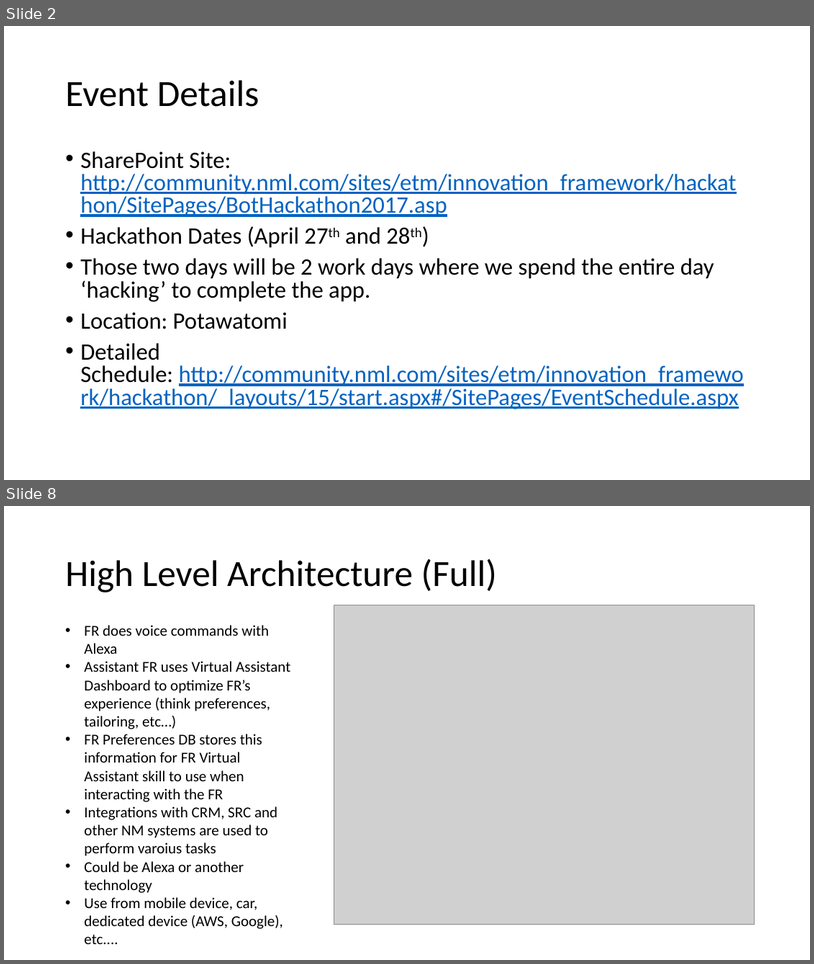
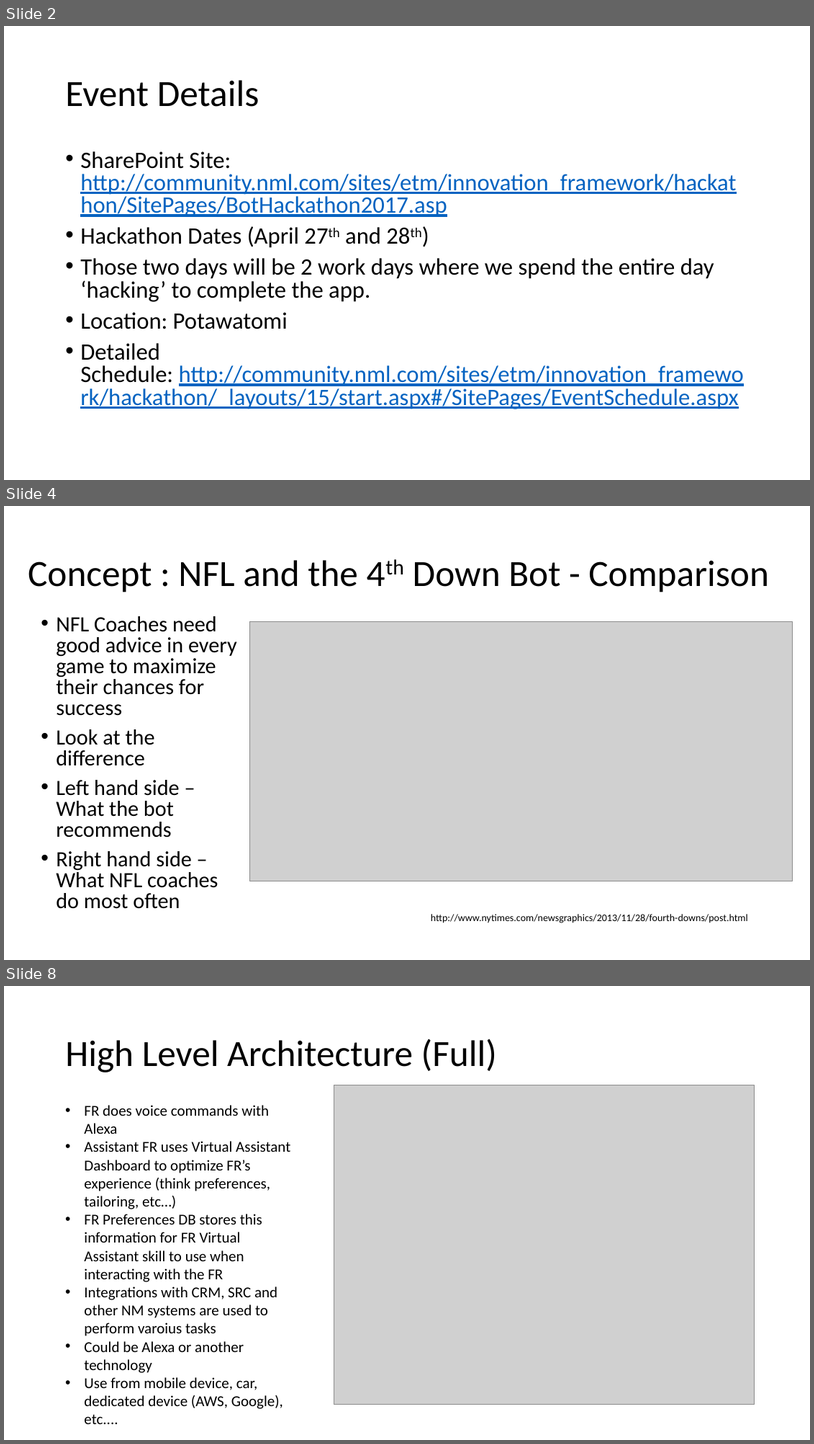
Before and after one commit to PaulJDix/nmhack17-design-doc, a slide deck: IdeasPPT.pptx. Shown one above the other, each under a label of ours: slides 2 and 8 before the commit, slides 2, 4 and 8 after it; the slides between them are not shown. The pictures are 814x964 and 814x1444 pixels, drawn with LibreOffice and Linux fonts; fonts in the diff are those of the drawing; grey boxes stand for pictures. Boxes give left, top, right and bottom in pixels: in the first picture for what was removed or moved away, otherwise in the second. Text is boxed around its words. In the diff, an @@ line names an element or a change of style, - is before the commit and + after.

```diff
--- a/IdeasPPT.pptx
+++ b/IdeasPPT.pptx
@@ slide 4 added at [4,506,810,960], background #FFFFFF @@
@@ title added at [28,560,769,592], 44 pt, text #000000 @@
+Concept : NFL and the 4th Down Bot - Comparison
@@ text added at [56,616,237,908], 25.9 pt, text #000000 @@
+• NFL Coaches need good advice in every game to maximize their chances for success
+• Look at the difference
+• Left hand side – What the bot recommends
+• Right hand side – What NFL coaches do most often
@@ picture added at [250,621,793,880] @@
@@ text added at [431,914,748,923], 12 pt, text #000000 @@
+http://www.nytimes.com/newsgraphics/2013/11/28/fourth-downs/post.html
```
Also in this commit, not shown: 4 other slides added, 8 other files.
